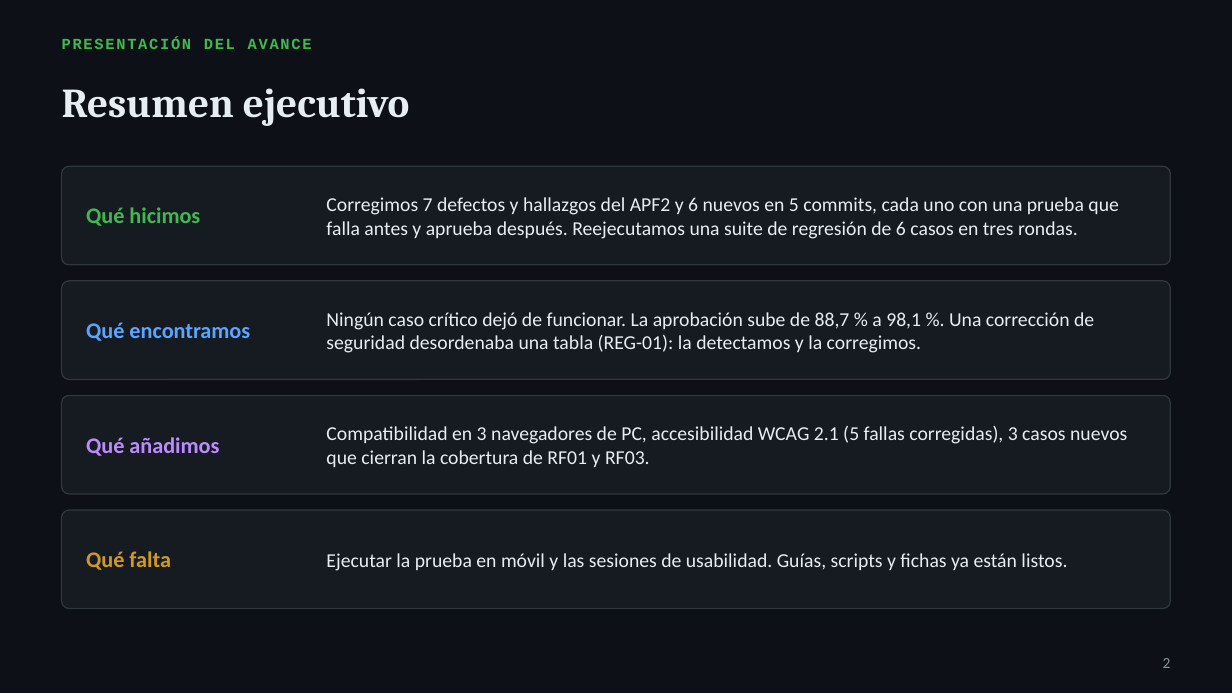
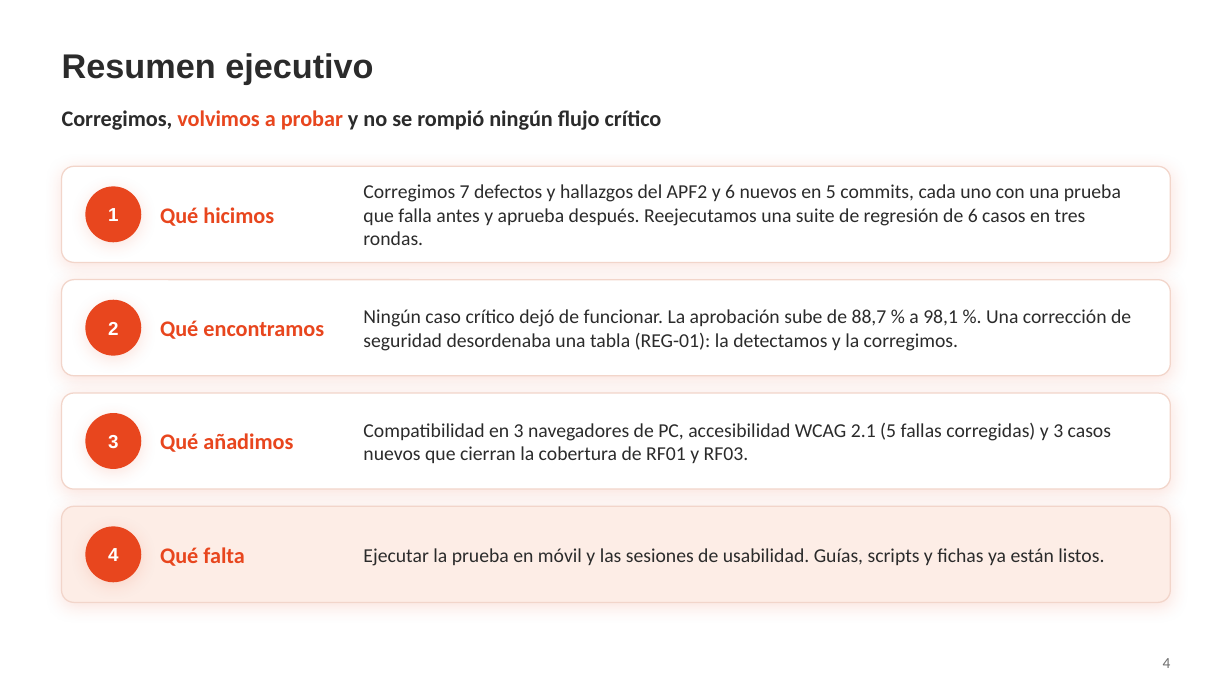
Before and after one commit to Mooneer17/spring-petclinic-apf2, a slide deck: slide 4 of presentacion/APF3_Presentacion.pptx (slide 2 before the commit). Drawn at 1232x693 pixels with LibreOffice and Linux fonts; fonts in the diff are those of the drawing; background and template pictures are left out. Boxes give left, top, right and bottom in pixels: in the first picture for what was removed or moved away, otherwise in the second. Text is boxed around its words. In the diff, an @@ line names an element or a change of style, - is before the commit and + after.

```diff
--- a/presentacion/APF3_Presentacion.pptx
+++ b/presentacion/APF3_Presentacion.pptx
@@ background #0D1117 to picture (left out) @@
@@ title "Resumen ejecutivo" moved from (x1=62, y1=88, x2=409, y2=126) to (x1=62, y1=53, x2=373, y2=84) @@
@@ title "Resumen ejecutivo" at (x1=62, y1=53, x2=373, y2=84): size 24 to 20 pt, font Cambria to Arial, text colour #E6EDF3 to #2B2B2B @@
@@ text removed at (x1=62, y1=38, x2=312, y2=49) @@
-PRESENTACIÓN DEL AVANCE
@@ text added at (x1=62, y1=110, x2=662, y2=130), 13 pt, text #2B2B2B, bold @@
+Corregimos, volvimos a probar y no se rompió ningún flujo crítico
@@ text "Corregimos 7 defectos y hallazgos ..." moved from (x1=326, y1=197, x2=1118, y2=239) to (x1=363, y1=184, x2=1121, y2=245) @@
@@ ellipse added at (x1=86, y1=187, x2=140, y2=241), fill #E8461E, outline #E8461E 1 pt @@
@@ text added at (x1=108, y1=208, x2=118, y2=221), 11 pt, text #FFFFFF, bold @@
+1
@@ text "Qué hicimos" moved from (x1=86, y1=207, x2=200, y2=226) to (x1=160, y1=207, x2=274, y2=226) @@
@@ text "Qué hicimos" at (x1=160, y1=207, x2=274, y2=226): text colour #3FB950 to #E8461E @@
@@ text "Qué encontramos" moved from (x1=86, y1=322, x2=250, y2=341) to (x1=160, y1=320, x2=324, y2=339) @@
@@ text "Qué encontramos" at (x1=160, y1=320, x2=324, y2=339): text colour #58A6FF to #E8461E @@
@@ text "Ningún caso crítico dejó de ..." moved from (x1=326, y1=312, x2=1094, y2=353) to (x1=363, y1=309, x2=1131, y2=351) @@
@@ text "2" moved from (x1=1163, y1=658, x2=1171, y2=668) to (x1=108, y1=322, x2=118, y2=335) @@
@@ text "2" at (x1=108, y1=322, x2=118, y2=335): size 9 to 11 pt, font Calibri to Arial, text colour #8B949E to #FFFFFF, bold on; alignment right to centre; vertical alignment top to middle @@
@@ ellipse added at (x1=86, y1=301, x2=140, y2=355), fill #E8461E, outline #E8461E 1 pt @@
@@ fill #161B22 to #FFFFFF; outline #30363D 0.75 pt to #F2D5CA 0.75 pt; shadow on; proportions changed in 3 elements at (x1=62, y1=166, x2=1170, y2=262), (x1=62, y1=280, x2=1170, y2=376), (x1=62, y1=393, x2=1170, y2=489) @@
@@ rounded rectangle moved from (x1=62, y1=395, x2=1170, y2=494) to (x1=62, y1=393, x2=1170, y2=489) @@
@@ ellipse added at (x1=86, y1=414, x2=140, y2=468), fill #E8461E, outline #E8461E 1 pt @@
@@ text "Qué añadimos" moved from (x1=86, y1=437, x2=219, y2=456) to (x1=160, y1=433, x2=293, y2=452) @@
@@ text "Qué añadimos" at (x1=160, y1=433, x2=293, y2=452): text colour #BC8CFF to #E8461E @@
@@ text added at (x1=108, y1=435, x2=118, y2=448), 11 pt, text #FFFFFF, bold @@
+3
@@ text at (x1=363, y1=423, x2=1111, y2=463): text changed; text colour #E6EDF3 to #2B2B2B @@
-Compatibilidad en 3 navegadores de PC, accesibilidad WCAG 2.1 (5 fallas corregidas), 3 casos nuevos que cierran la cobertura de RF01 y RF03.
+Compatibilidad en 3 navegadores de PC, accesibilidad WCAG 2.1 (5 fallas corregidas) y 3 casos nuevos que cierran la cobertura de RF01 y RF03.
@@ rounded rectangle moved from (x1=62, y1=510, x2=1170, y2=609) to (x1=62, y1=506, x2=1170, y2=602) @@
@@ rounded rectangle at (x1=62, y1=506, x2=1170, y2=602): fill #161B22 to #FDEDE6; outline #30363D 0.75 pt to #F2D5CA 0.75 pt; shadow on; proportions changed @@
@@ ellipse added at (x1=86, y1=527, x2=140, y2=582), fill #E8461E, outline #E8461E 1 pt @@
@@ text "Qué falta" moved from (x1=86, y1=551, x2=171, y2=570) to (x1=160, y1=547, x2=245, y2=566) @@
@@ text "Qué falta" at (x1=160, y1=547, x2=245, y2=566): text colour #D29922 to #E8461E @@
@@ text colour #E6EDF3 to #2B2B2B in 3 elements at (x1=363, y1=184, x2=1121, y2=245), (x1=363, y1=309, x2=1131, y2=351), (x1=363, y1=548, x2=1104, y2=566) @@
@@ text "Ejecutar la prueba en móvil ..." moved from (x1=326, y1=553, x2=1067, y2=571) to (x1=363, y1=548, x2=1104, y2=566) @@
@@ text added at (x1=108, y1=548, x2=118, y2=561), 11 pt, text #FFFFFF, bold @@
+4
@@ page number added at (x1=1163, y1=658, x2=1171, y2=668), 9 pt, text #6E6E6E @@
+4
```
Also in this commit, not shown: 17 other slides changed, 5 slides added, 1 other file.
